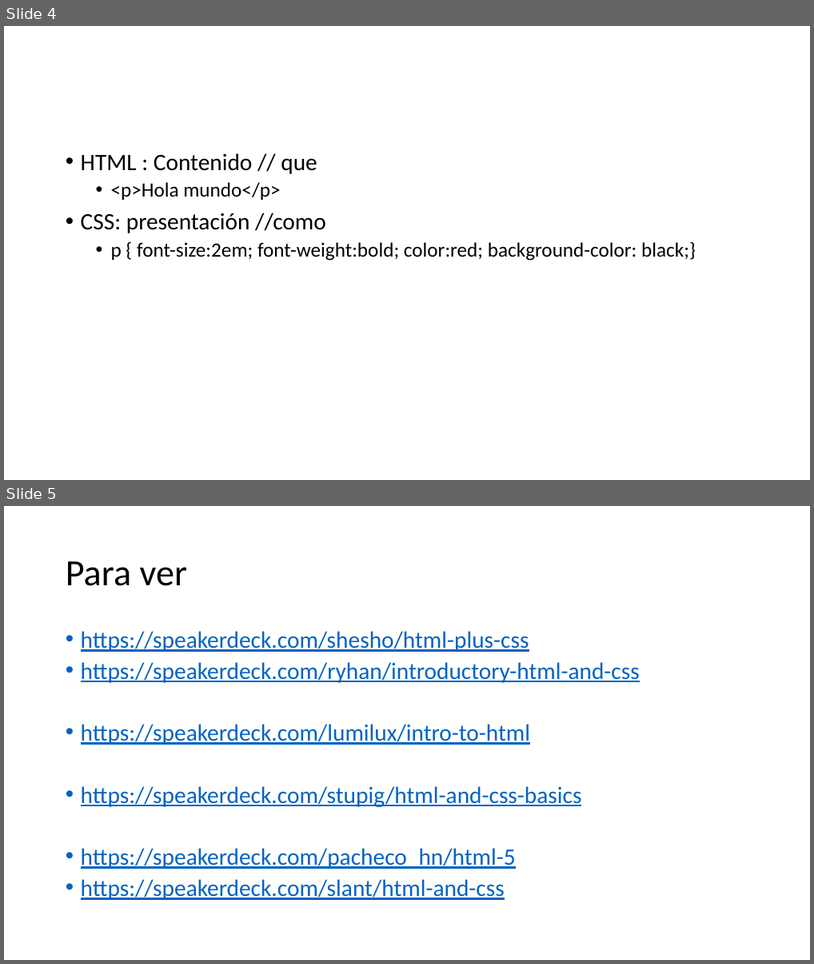
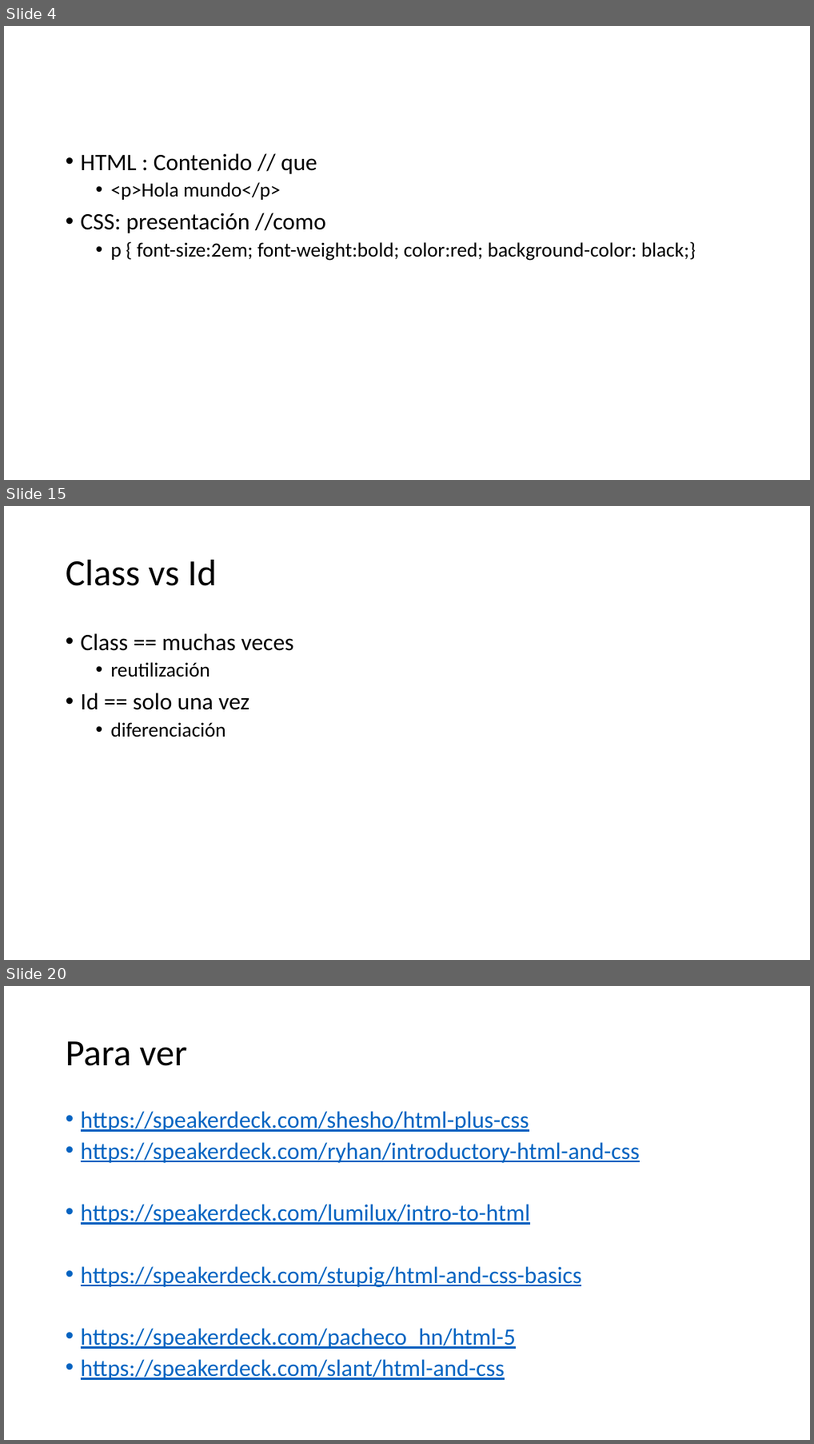
Before and after one commit to Nuevas-Tecnologias-FIUBA/Clase-HTML-CSS, a slide deck: Slides/Clase.pptx. Shown one above the other, each under a label of ours: slides 4 and 5 before the commit, slides 4, 15 and 20 after it; the slides between them are not shown. The pictures are 814x964 and 814x1444 pixels, drawn with LibreOffice and Linux fonts; fonts in the diff are those of the drawing. Boxes give left, top, right and bottom in pixels: in the first picture for what was removed or moved away, otherwise in the second. Text is boxed around its words. In the diff, an @@ line names an element or a change of style, - is before the commit and + after.

```diff
--- a/Slides/Clase.pptx
+++ b/Slides/Clase.pptx
@@ slide 15 added at (4,506,810,960), background #FFFFFF @@
@@ title added at (66,560,217,586), 44 pt, text #000000 @@
+Class vs Id
@@ text added at (81,633,294,736), 28 pt, text #000000 @@
+• Class == muchas veces
+  • reutilización
+• Id == solo una vez
+  • diferenciación
@@ what was slide 5 is now slide 20 @@
```
Also in this commit, not shown: 14 other slides added.
